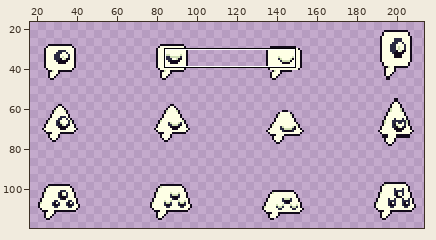
Sprite sheet -- Assets/Sprites/Units-Jump.png. Above: a wide view before the commit, with the close-up outlined.
Close-up. First the earlier version:
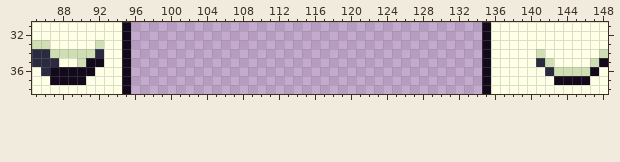
The file is 224x207 pixels. Shown: x 85..148, y 31..38. The wide view leaves out empty margins.
Once edited:
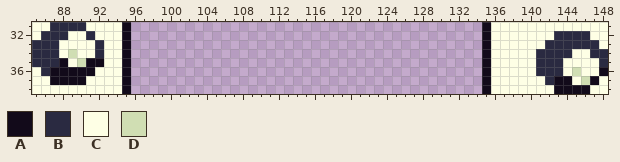
Palette (. is transparent): A #120a1a  B #2a2a41  C #feffe5  D #d0deb3
Message: change collect unit
What changed:
y 31: x 87..90 CCCC -> BBBB
y 32: x 86..88 CCC -> BBB; x 91 C -> B; x 143..146 CCCC -> BBBB
y 33: x 85..87 DDC -> BBB; x 92 D -> B; x 142..147 CCCCCC -> BBBBBB
y 34: x 87..88 DD -> BC; x 90..91 DD -> CC; x 141..144 DCCC -> BBBB; x 147..148 CD -> BB
y 35: x 88 C -> A; x 142..143 DC -> BB; x 147..148 DA -> CB
y 36: x 141 C -> B; x 143..144 DD -> BC; x 146..148 DAC -> CCA
y 37: x 142 C -> B; x 145..147 AAC -> CDA
y 38: x 143..146 CCCC -> AAAA
Boxes around the changes in both close-ups, in picture pixels (x1, y1, x2, y2):
changed: (32, 22, 104, 67)
changed: (536, 31, 608, 94)
